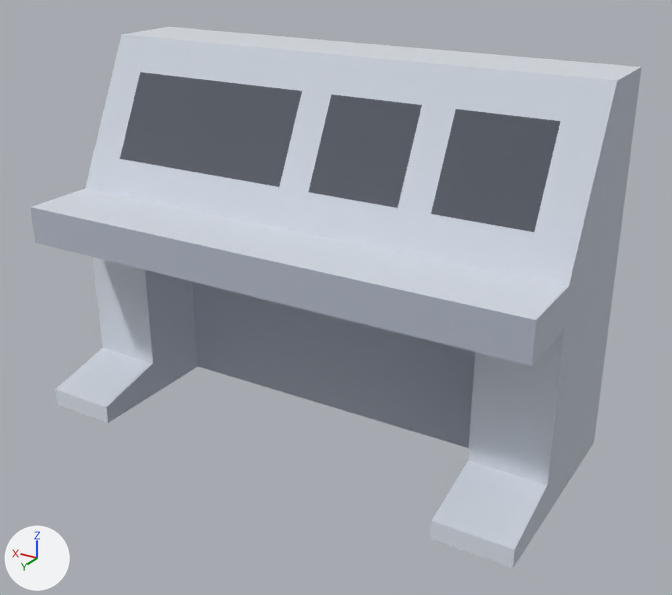
One commit to the glTF model static-legacy/assets/3d/models/desk.glb: the scene before it, then after it.
Camera for both pictures: a camera (50 mm lens) standing at (1.544, -0.781, 0.508) and looking at (1.974, -1.497, 0.15). Lighting does not change. The marker at lower left points along +X, +Y and +Z. The picture after the commit comes second. Where no turn or scale is listed for an object, it has been applied to the vertices.

Names of what the first picture shows: 'desk_computer'.
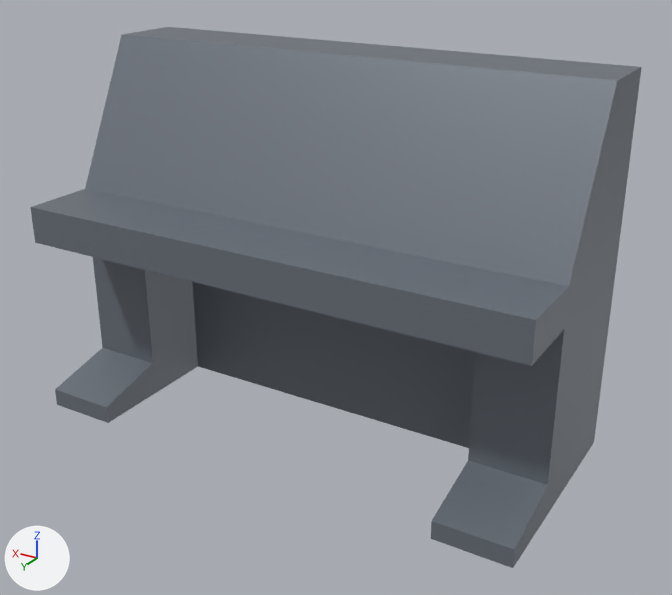
What changed in the scene script:
```text
Change mat_metaldark:
    mat_metaldark.base_color: (0.675, 0.71, 0.774) -> (0.165, 0.188, 0.22)  # light grey #d6dbe4 -> grey #717881
    mat_metaldark.metallic: 1.0 -> 0.22
    mat_metaldark.roughness: 1.0 -> 0.48
Change mat_metal:
    mat_metal.base_color: (0.843, 0.871, 0.91) -> (0.165, 0.188, 0.22)  # white #edf0f5 -> grey #717881
    mat_metal.metallic: 1.0 -> 0.22
    mat_metal.roughness: 1.0 -> 0.48
Change mat_dark:
    mat_dark.base_color: (0.275, 0.298, 0.341) -> (0.165, 0.188, 0.22)  # grey #8f949e -> grey #717881
    mat_dark.metallic: 1.0 -> 0.22
    mat_dark.roughness: 1.0 -> 0.48
Remove ob_tmpparent:
    ob_tmpparent = bpy.data.objects.new('tmpParent', None)
    ob_tmpparent.location = (0.0, 0.0, 0.0)
```

What differs and where, as boxes [x1, y1, x2, y2] in the pictures (672 x 595 px):
'desk_computer', recoloured, surface changed (white to grey): [30, 27, 642, 568] in both
